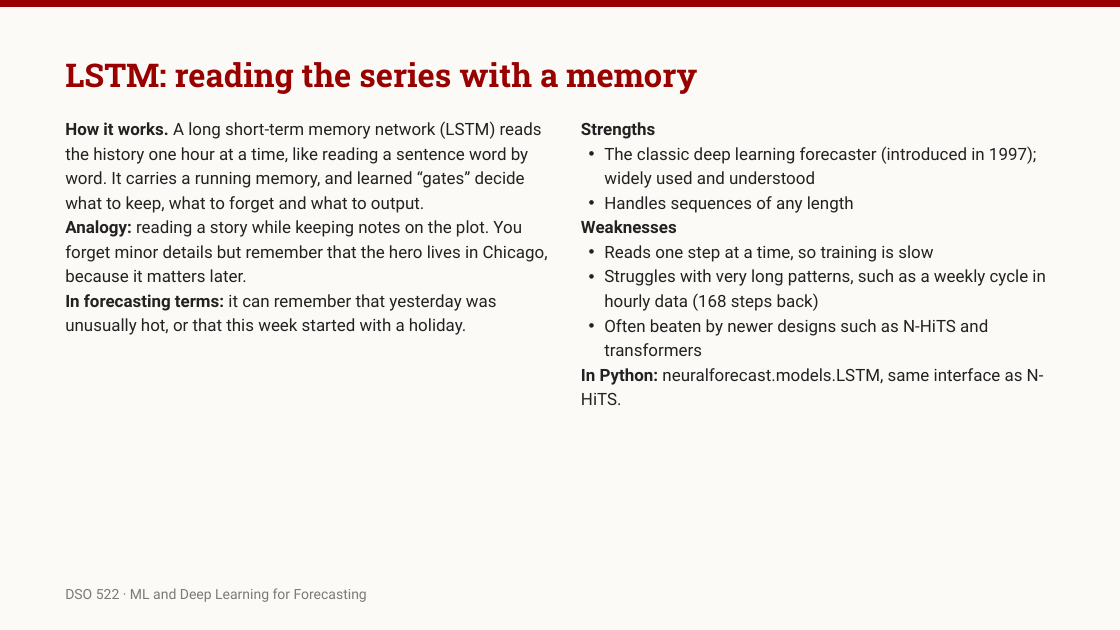
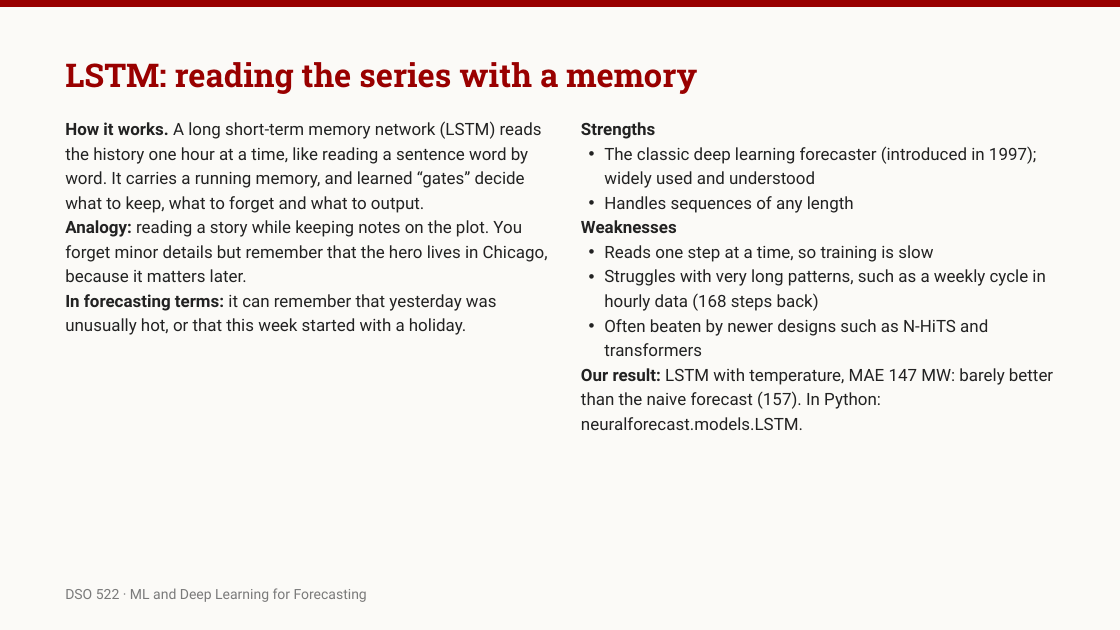
Before and after one commit to robertasgabrys/Forecasting, a slide deck: slide 31 of ML and Deep Learning for Forecasting.pptx (slide 30 before the commit). Drawn at 1120x630 pixels with LibreOffice and Linux fonts; fonts in the diff are those of the drawing. Boxes give left, top, right and bottom in pixels: in the first picture for what was removed or moved away, otherwise in the second. Text is boxed around its words. In the diff, an @@ line names an element or a change of style, - is before the commit and + after.

```diff
--- a/ML and Deep Learning for Forecasting.pptx
+++ b/ML and Deep Learning for Forecasting.pptx
@@ text at [581, 368, 1053, 430]: text changed @@
-In Python: neuralforecast.models.LSTM, same interface as N-HiTS.
+Our result: LSTM with temperature, MAE 147 MW: barely better than the naive forecast (157). In Python: neuralforecast.models.LSTM.
```
Also in this commit, not shown: 3 other slides changed, 3 slides added, 3 other files.
